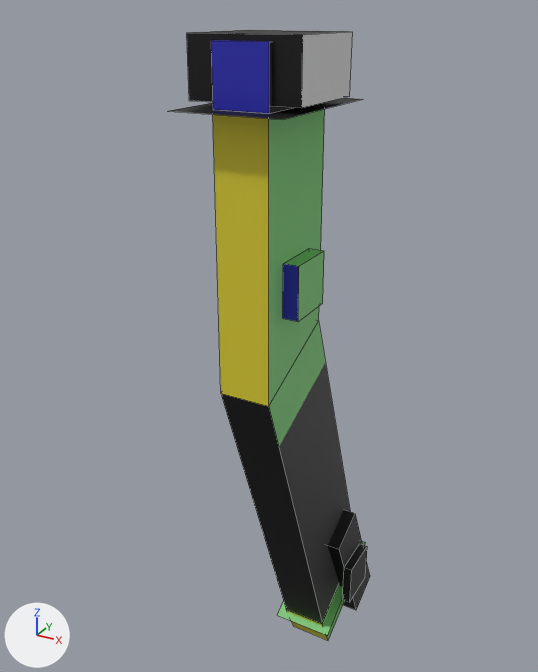
What one commit did to the Blender file resources/models/sabers/ahsokaRebelShoto/ahsokaRebelShoto.blend.
Both versions are drawn from a 50 mm camera at (0.609, -1.116, 0.044) aimed at (-0.105, 0.182, -0.605). The lights are fixed; the arrows at lower left show +X, +Y and +Z. Mesh edges are drawn as thin lines.

The scene before the commit, as lines of its bpy script (objects in view):
```python
mat_material_001 = principled_material('Material.001')
mat_material_001.texture = img_ahsokarebelshotolayout_png
me_cube_029 = bpy.data.meshes.new('Cube.029')
me_cube_029.from_pydata(...)  # 20 vertices, 13 faces; spans x -0.64..0.64, y -0.96..0.96, z -0.64..0.06
me_cube_029.materials.append(mat_material_001)  # picture img_ahsokarebelshotolayout_png
me_cube_030 = bpy.data.meshes.new('Cube.030')
me_cube_030.from_pydata(...)  # 20 vertices, 16 faces; spans x -0.46..0.74, y -0.92..3.43, z -8.68..2.77
me_cube_030.materials.append(mat_material_001)  # picture img_ahsokarebelshotolayout_png
me_cube_031 = bpy.data.meshes.new('Cube.031')
me_cube_031.from_pydata(...)  # 32 vertices, 20 faces; spans x -1.14..1.43, y -0.54..4.0, z -1.73..4.72
me_cube_031.materials.append(mat_material_001)  # picture img_ahsokarebelshotolayout_png
ob_body_008 = bpy.data.objects.new('body.008', me_cube_030)
ob_body_008.location = (0.0, 0.0, -0.4)
ob_body_008.scale = (0.108, 0.108, 0.108)
ob_emitter_008 = bpy.data.objects.new('emitter.008', me_cube_029)
ob_emitter_008.location = (0.0, 0.0, 0.0)
ob_emitter_008.scale = (0.156, 0.156, 0.156)
ob_pommel_008 = bpy.data.objects.new('pommel.008', me_cube_031)
ob_pommel_008.location = (0.0, 0.2, -1.4)
ob_pommel_008.scale = (0.0701, 0.0701, 0.0701)
```
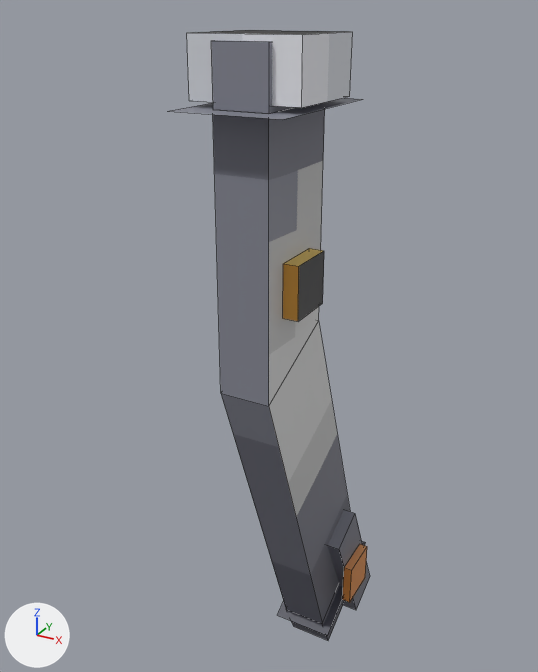
What differs and where, as boxes [x1, y1, x2, y2] in the pictures (538 x 672 px):
'body.008', surface changed: [213, 109, 350, 624] in both
'emitter.008', surface changed: [170, 30, 361, 120] in both
'pommel.008', surface changed: [277, 510, 370, 641] in both

Diff of the bpy script that builds the scene:
```diff
--- a/resources/models/sabers/ahsokaRebelShoto/ahsokaRebelShoto.blend.py
+++ b/resources/models/sabers/ahsokaRebelShoto/ahsokaRebelShoto.blend.py
@@ img_ahsokarebelshoto_png @@
+img_ahsokarebelshoto_png = load_image('ahsokaRebelShoto.png', 'ahsokaRebelShoto.png', 32, 32, 'sRGB')
@@ mat_material_001 @@
 mat_material_001 = principled_material('Material.001')
-mat_material_001.texture = img_ahsokarebelshotolayout_png
+mat_material_001.texture = img_ahsokarebelshoto_png
@@ me_cube_030 @@
 me_cube_030.from_pydata(...)  # 20 vertices, 16 faces; spans x -0.46..0.74, y -0.92..3.43, z -8.68..2.77
 # used by ob_body_008; location = (0.0, 0.0, -0.4); scale = (0.108, 0.108, 0.108)
+# me_cube_030 part 1: texture (UV) coordinates of 13 of 16 faces, centred in x -0.46..0.74, y -0.92..2.18, z -5.26..0.88, changed; they spanned u 0.06..0.23, v 0.69..0.94 and now span u 0.06..0.41, v 0.44..0.94
 me_cube_030.materials.append(mat_material_001)
@@ me_cube_029 @@
 me_cube_029.from_pydata(...)  # 20 vertices, 13 faces; spans x -0.64..0.64, y -0.96..0.96, z -0.64..0.06
 # used by ob_emitter_008; location = (0.0, 0.0, 0.0); scale = (0.156, 0.156, 0.156)
+# me_cube_029 part 2: texture (UV) coordinates of 12 of 13 faces, centred in x -0.64..0.64, y -0.63..0.63, z -0.64..0.06, changed; they spanned u 0.3..0.52, v 0.84..0.94 and now span u 0.5..0.94, v 0.75..0.94
 me_cube_029.materials.append(mat_material_001)
@@ me_cube_031 @@
 me_cube_031.from_pydata(...)  # 32 vertices, 20 faces; spans x -1.14..1.43, y -0.54..4.0, z -1.73..4.72
 # used by ob_pommel_008; location = (0.0, 0.2, -1.4); scale = (0.0701, 0.0701, 0.0701)
+# me_cube_031 part 3: texture (UV) coordinates of 19 of 20 faces, centred in x -1.14..1.43, y -0.09..2.77, z -0.44..4.42, changed; they spanned u 0.06..0.42, v 0.5..0.62 and now span u 0.06..0.78, v 0.06..0.31
 me_cube_031.materials.append(mat_material_001)
```
